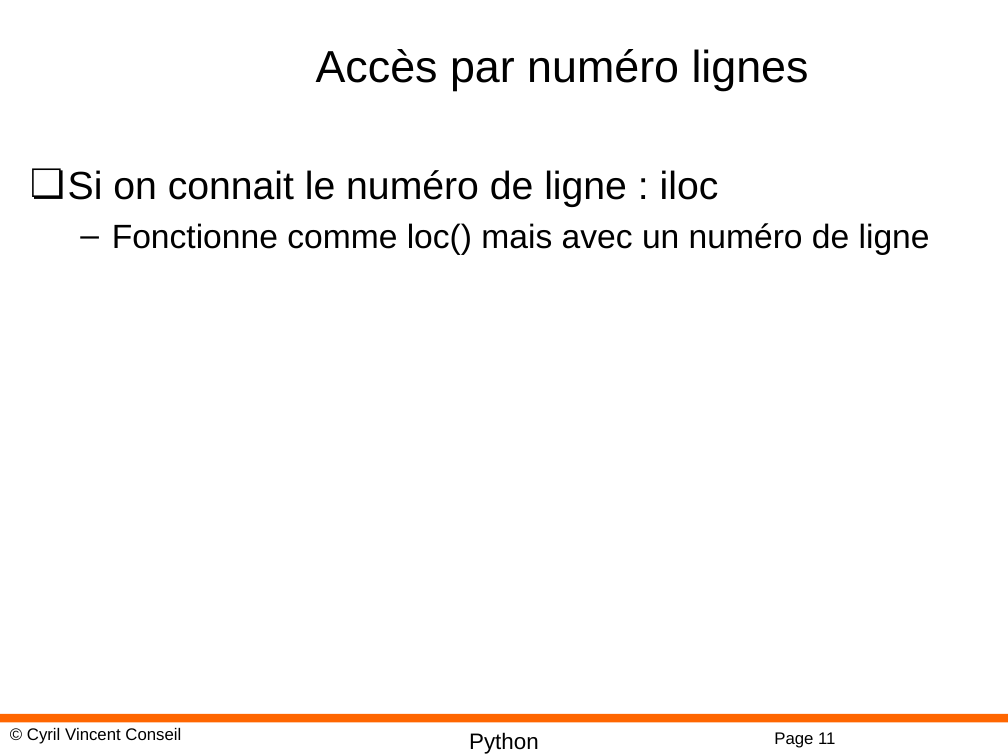
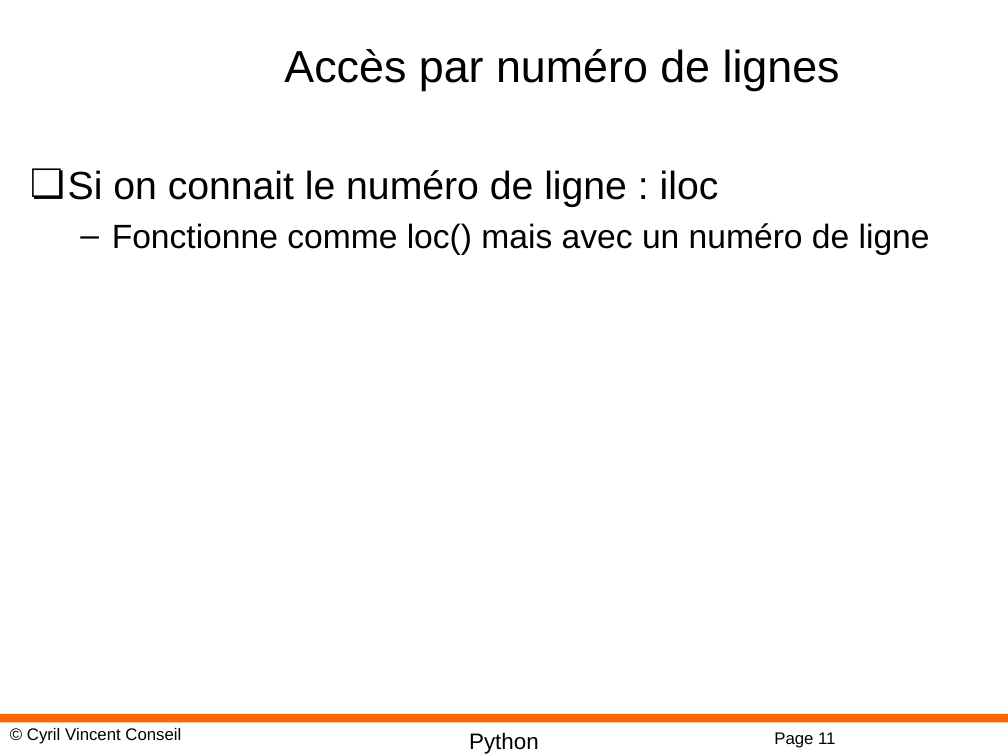
Before and after one commit to cyrilvincent/datascience, a slide deck: slide 11 of ppt/Datascience11-Pandas.pptx. Drawn at 1008x756 pixels with LibreOffice and Linux fonts; fonts in the diff are those of the drawing; background and template pictures are left out. Boxes give left, top, right and bottom in pixels: in the first picture for what was removed or moved away, otherwise in the second. Text is boxed around its words. In the diff, an @@ line names an element or a change of style, - is before the commit and + after.

```diff
--- a/ppt/Datascience11-Pandas.pptx
+++ b/ppt/Datascience11-Pandas.pptx
@@ title at (x1=284, y1=49, x2=840, y2=91): text changed @@
-Accès par numéro lignes
+Accès par numéro de lignes
```
Also in this commit, not shown: 2 slides added, 1 slide removed.
